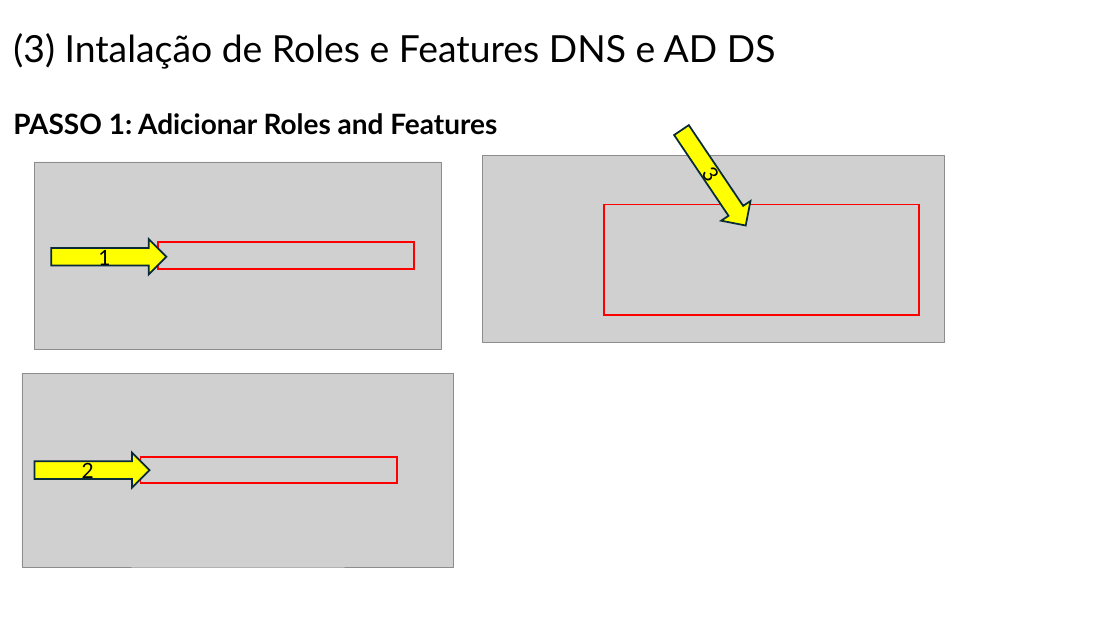
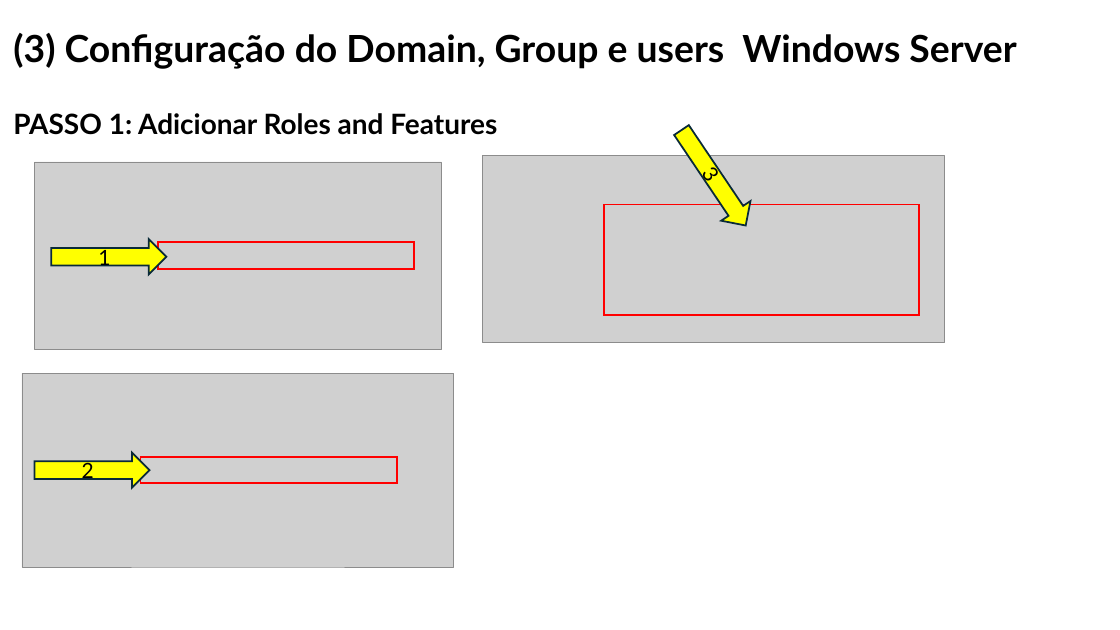
Before and after one commit to orlandonss/TrabalhoSR2, a slide deck: slide 9 of Relatorio_Tutoriais_Workshop/WORKSHOP WINDOWS AD DS & LINUX SERVICES.pptx. Drawn at 1120x630 pixels with LibreOffice and Linux fonts; fonts in the diff are those of the drawing; grey boxes stand for pictures. Boxes give left, top, right and bottom in pixels: in the first picture for what was removed or moved away, otherwise in the second. Text is boxed around its words. In the diff, an @@ line names an element or a change of style, - is before the commit and + after.

```diff
--- a/Relatorio_Tutoriais_Workshop/WORKSHOP WINDOWS AD DS & LINUX SERVICES.pptx
+++ b/Relatorio_Tutoriais_Workshop/WORKSHOP WINDOWS AD DS & LINUX SERVICES.pptx
@@ title at (13,33,1016,69): text changed; bold on @@
-(3) Intalação de Roles e Features DNS e AD DS
+(3) Configuração do Domain, Group e users Windows Server
```
Also in this commit, not shown: 2 other slides changed, 11 slides added, 2 slides removed, 1 other file.
